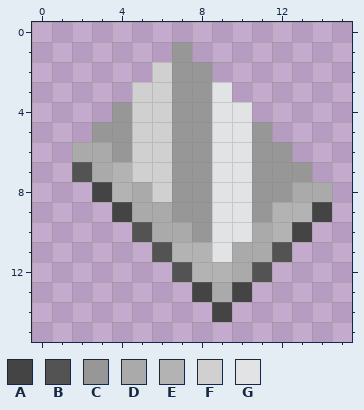
A pixel-art sprite gets an edit: Assets/Sprites/Scrap.png. The first picture shows the starting point.
The file is 160x160 pixels, drawn in blocks of 10x10; one block is one cell here.
Palette (. is transparent): A #454444  B #535353  C #979797  D #aaaaab  E #b3b3b4  F #d0d0d0  G #e2e3e5
The same view after the edit:
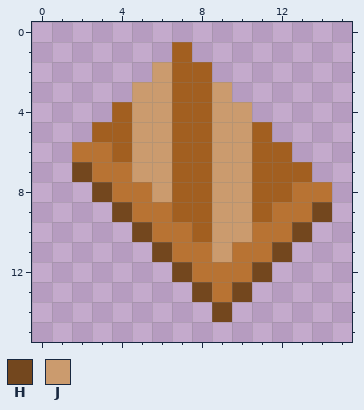
Colours new in this view: H #73471e  J #cb9b6e
The edit:
Colour C changes from #979797 to #a25f20.
Colour D changes from #aaaaab to #b87333.
Colour E gives way to colour D in rows 7 to 8 at x 4; in row 9 at x 12 to 13; in row 10 at x 12; in row 11 at x 7 to 8; in row 12 at x 8 to 9.
Colour A gives way to colour H in row 8 at x 3; in row 9 at x 4 and 14; in row 10 at x 13; in row 13 at x 8 and 10; in row 14 at x 9.
Colour B gives way to colour H in row 7 at x 2; in row 10 at x 5; in row 11 at x 6 and 12; in row 12 at x 7 and 11.
Colour F gives way to colour J in row 2 at x 6; in rows 3 to 7 at x 5 to 6; in row 8 at x 6.
Colour G gives way to colour J in row 3 at x 9; in rows 4 to 10 at x 9 to 10; in row 11 at x 9.
Pixel boxes of the changes (left, top, right, bottom) in both pictures:
changed: (72, 42, 332, 322)
